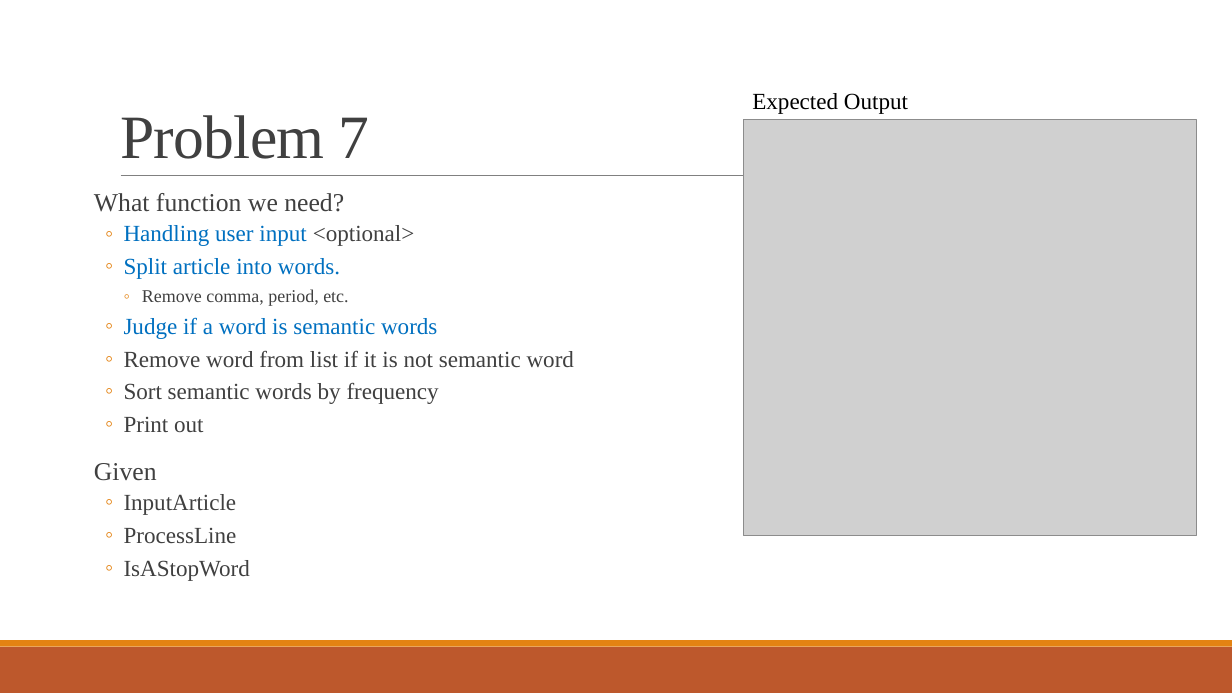
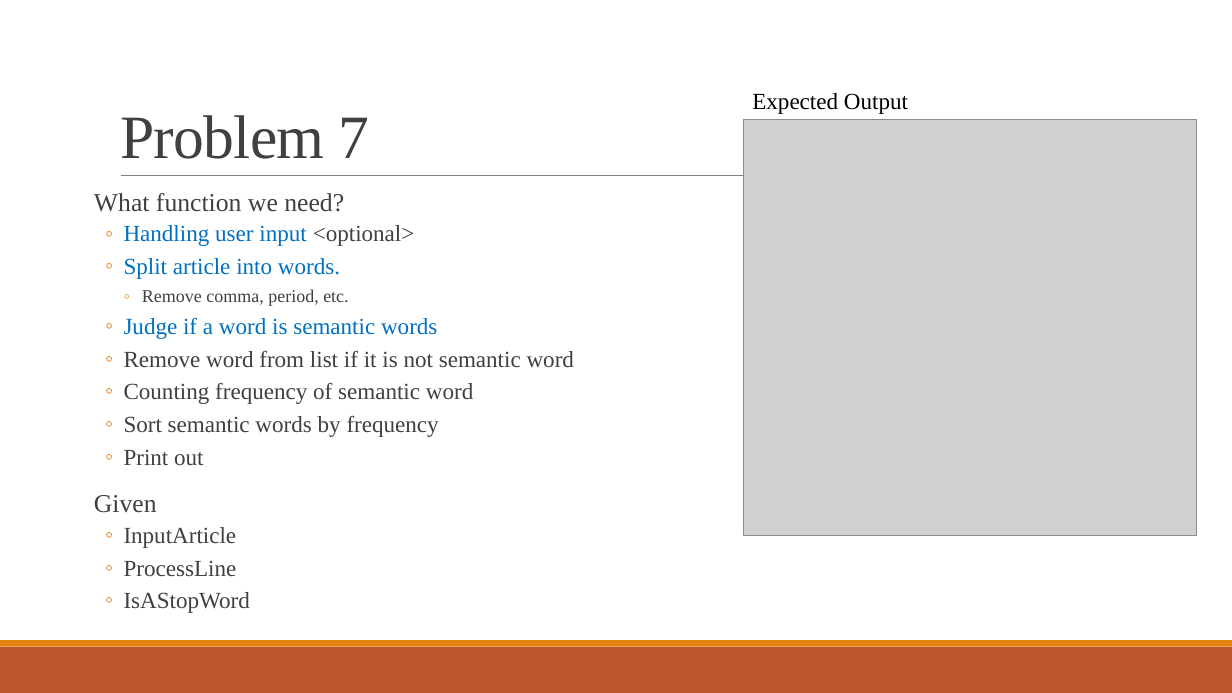
Before and after one commit to fordevoted/1092_EE3031_Computer-Programming, a slide deck: slide 4 of TA Lecture/Computer Programming Mid-term Test 2.pptx. Drawn at 1232x693 pixels with LibreOffice and Linux fonts; fonts in the diff are those of the drawing; grey boxes stand for pictures. Boxes give left, top, right and bottom in pixels: in the first picture for what was removed or moved away, otherwise in the second. Text is boxed around its words. In the diff, an @@ line names an element or a change of style, - is before the commit and + after.

```diff
--- a/TA Lecture/Computer Programming Mid-term Test 2.pptx
+++ b/TA Lecture/Computer Programming Mid-term Test 2.pptx
@@ text at [124, 382, 473, 404]: paragraph added @@
+  ◦ Counting frequency of semantic word
```
Also in this commit, not shown: 3 other slides changed, 3 slides added.
